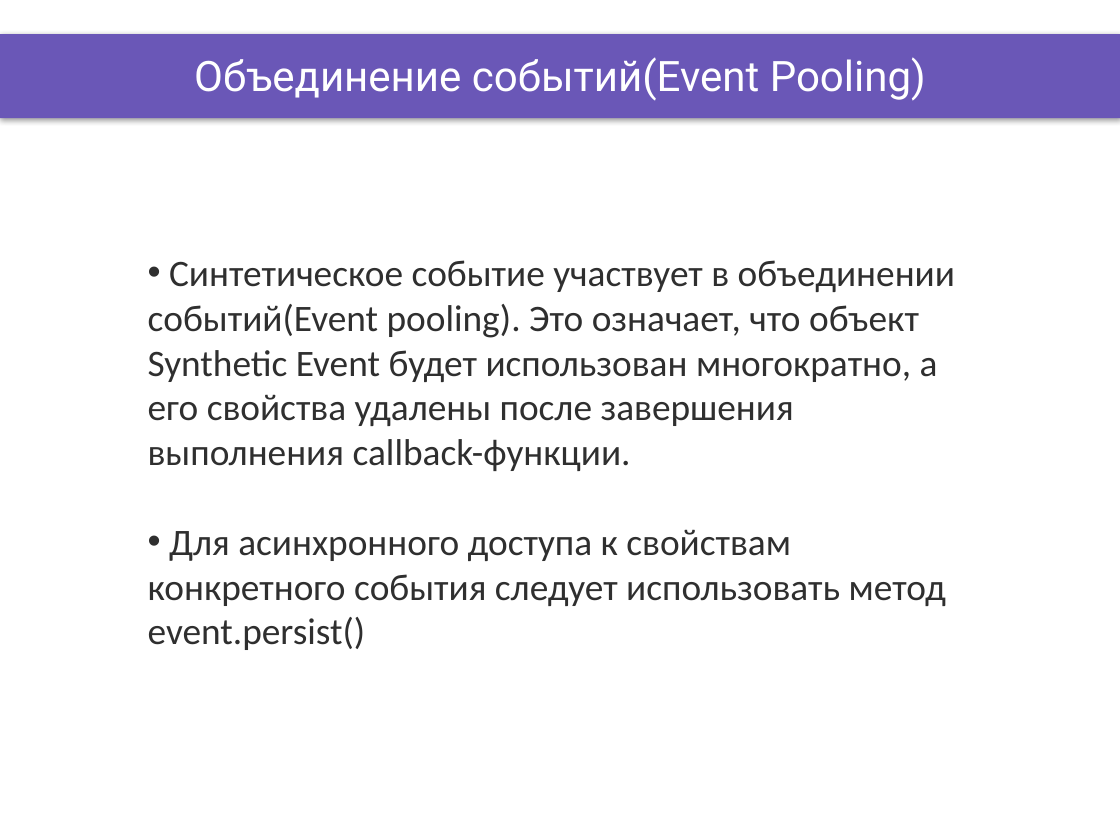
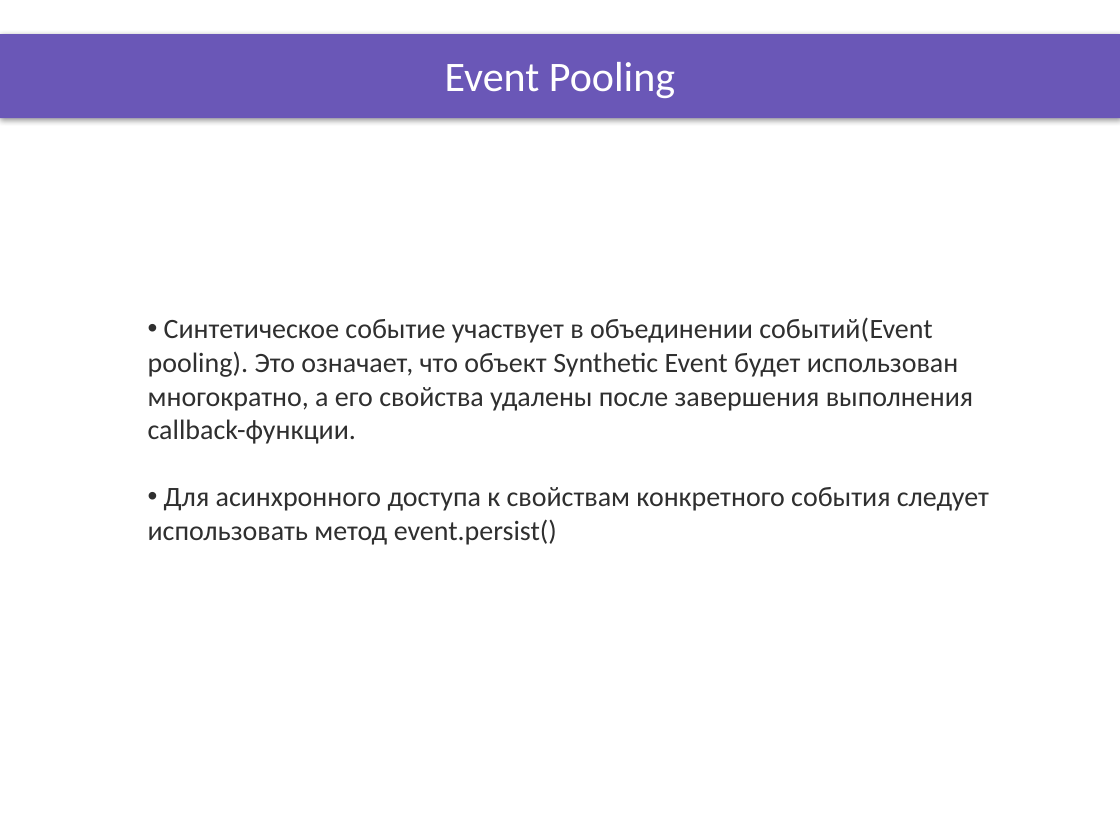
Before and after one commit to DinamickaDevelopment/Ignite-1, a slide deck: slide 3 of 003_React/lesson_21/Presentation/React_events.pptx. Drawn at 1120x840 pixels with LibreOffice and Linux fonts; fonts in the diff are those of the drawing; background and template pictures are left out. Boxes give left, top, right and bottom in pixels: in the first picture for what was removed or moved away, otherwise in the second. Text is boxed around its words. In the diff, an @@ line names an element or a change of style, - is before the commit and + after.

```diff
--- a/003_React/lesson_21/Presentation/React_events.pptx
+++ b/003_React/lesson_21/Presentation/React_events.pptx
@@ title at (x1=445, y1=62, x2=675, y2=98): text changed; font Roboto to Calibri @@
-Объединение событий(Event Pooling)
+Event Pooling
@@ text "Синтетическое событие участвует в объединении ..." moved from (x1=148, y1=260, x2=955, y2=650) to (x1=148, y1=317, x2=989, y2=545) @@
@@ text "Синтетическое событие участвует в объединении ..." at (x1=148, y1=317, x2=989, y2=545): size 24 to 18 pt @@
```
Also in this commit, not shown: 5 other slides changed, 10 other files.
